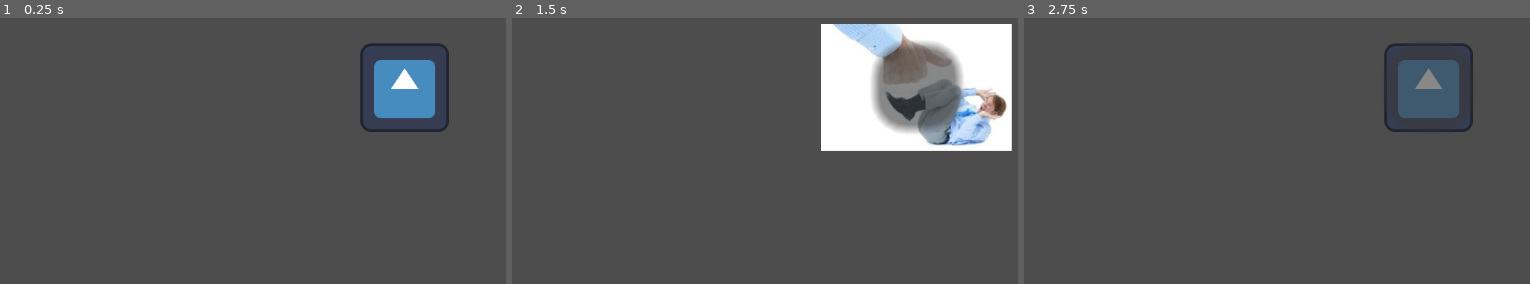
Above: before the commit, frames 1-3 (left to right).
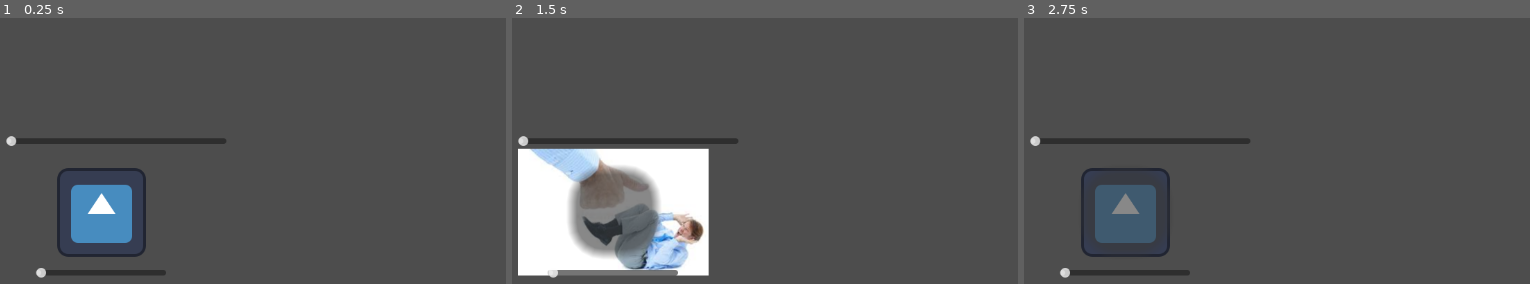
Above: after the commit, the same moments.

Repository: Ava-TU/MusicAssignment2024
Game: Godot game, scene res://Music.tscn
The game is run twice, just before and just after one commit, with the same random seed, the same clock (stepped at 60 frames per second) and the same inputs. The project has no main scene, so this scene is started directly. The engine's default icon, where the game draws it, is replaced by a stand-in: a white triangle on a blue panel in a dark square.
Inputs (mouse positions are in pixels of both pictures, inside the frame that each line leads up to; where the layout moved, square brackets give the same spot in the first picture):
- Up to frame 1 (0.25 s): no input
- Up to frame 2 (1.5 s): click (613, 212) [916, 87] at 0.5 s; click (613, 212) [916, 87] at 1.25 s
- Up to frame 3 (2.75 s): click (1125, 212) [1428, 87] at 2 s

The runs differ from the first frame. In frame 1, 8.0% of the frame differs, in the area x 1-89%, y 9-98%; in frame 2, 36%, in the area x 1-99%, y 2-98%; in frame 3, 8.0%.

Commit message:
added pitch and volume slider

Diff:
--- a/musicinstrumenttoy/ButtonAudio.gd
+++ b/musicinstrumenttoy/ButtonAudio.gd
@@ -14,6 +14,16 @@
 func _on_pressed() -> void:
 	%Button.play()
 	print("1")
-	%Sprite2D.texture = load("res://wallpaper1.jpg")
+	%Sprite2D.texture = load("res://wallpaper1.jpg") # changes sprite by loading in another image
 	await get_tree().create_timer(1.0).timeout
 	%Sprite2D.texture = load("res://icon.svg")
+
+
+func _on_h_slider_value_changed(value: float) -> void:
+	%Button.pitch_scale = value
+	pass # Replace with function body.
+
+
+func _on_volume_value_changed(value: float) -> void:
+	%Button.volume_db = value
+	pass # Replace with function body.
--- a/musicinstrumenttoy/Music.tscn
+++ b/musicinstrumenttoy/Music.tscn
@@ -1,7 +1,8 @@
-[gd_scene load_steps=5 format=3 uid="uid://cu80nntsddon6"]
+[gd_scene load_steps=6 format=3 uid="uid://cu80nntsddon6"]
 
 [ext_resource type="Texture2D" uid="uid://dv0irk4bly4nk" path="res://icon.svg" id="1_qchyi"]
 [ext_resource type="Script" path="res://ButtonAudio.gd" id="2_ymoms"]
+[ext_resource type="AudioStream" uid="uid://84m7k1nk3q0h" path="res://AudioTest.ogg" id="3_43hv5"]
 
 [sub_resource type="StyleBoxEmpty" id="StyleBoxEmpty_1pwrs"]
 
@@ -11,7 +12,7 @@
 
 [node name="Sprite2D" type="Sprite2D" parent="."]
 unique_name_in_owner = true
-position = Vector2(595, 320)
+position = Vector2(158, 500)
 texture = ExtResource("1_qchyi")
 
 [node name="Button" type="Button" parent="Sprite2D"]
@@ -26,5 +27,22 @@
 
 [node name="Button" type="AudioStreamPlayer2D" parent="Sprite2D/Button"]
 unique_name_in_owner = true
+stream = ExtResource("3_43hv5")
+
+[node name="Pitch1" type="HSlider" parent="."]
+offset_left = 63.0
+offset_top = 579.0
+offset_right = 251.0
+offset_bottom = 595.0
+max_value = 4.0
+step = 0.01
+
+[node name="Volume" type="HSlider" parent="."]
+offset_left = 20.0
+offset_top = 389.0
+offset_right = 338.0
+offset_bottom = 405.0
 
 [connection signal="pressed" from="Sprite2D/Button" to="Sprite2D/Button" method="_on_pressed"]
+[connection signal="value_changed" from="Pitch1" to="Sprite2D/Button" method="_on_h_slider_value_changed"]
+[connection signal="value_changed" from="Volume" to="Sprite2D/Button" method="_on_volume_value_changed"]
Not shown, added: musicinstrumenttoy/AudioTest.ogg.import
Not shown, added: musicinstrumenttoy/AudioTest.ogg
Not shown, added: musicinstrumenttoy/TestAudio.m4a
